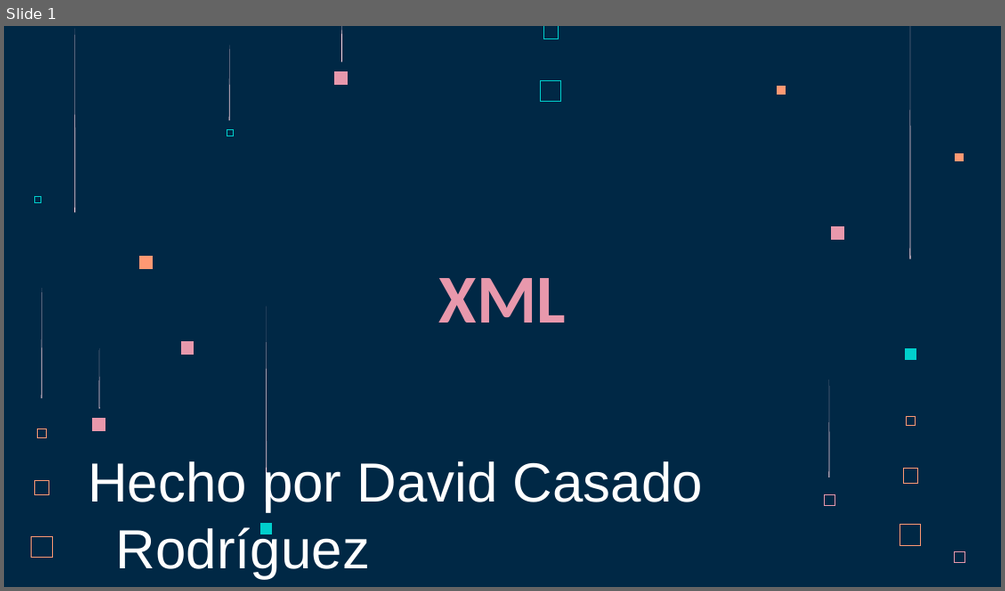
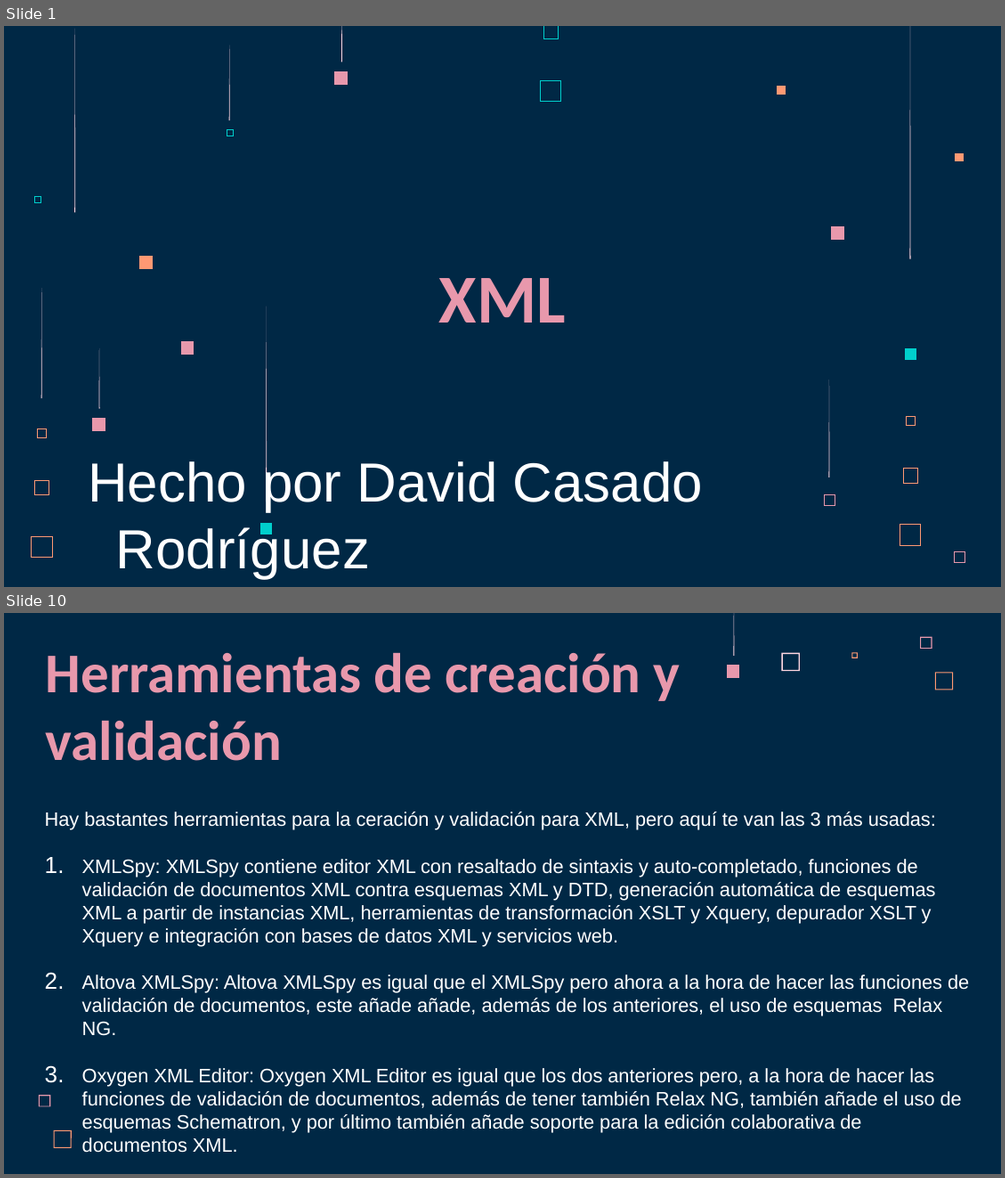
Before and after one commit to dvidCR/Lenguaje-de-Marcas, a slide deck: Tercer_Trimestre/Ejercicios/XML/XML.pptx. Shown one above the other, each under a label of ours: slide 1 before the commit, slides 1 and 10 after it; the slides between them are not shown. The pictures are 1005x591 and 1005x1178 pixels, drawn with LibreOffice and Linux fonts; fonts in the diff are those of the drawing. Boxes give left, top, right and bottom in pixels: in the first picture for what was removed or moved away, otherwise in the second. Text is boxed around its words. In the diff, an @@ line names an element or a change of style, - is before the commit and + after.

```diff
--- a/Tercer_Trimestre/Ejercicios/XML/XML.pptx
+++ b/Tercer_Trimestre/Ejercicios/XML/XML.pptx
@@ slide 10 added at (4, 613, 1001, 1174), background #002845 @@
@@ freeform shape added at (733, 613, 734, 656), fill #FFD6E1 @@
@@ freeform shape added at (920, 637, 932, 649), fill #E898AC @@
@@ title added at (46, 652, 680, 761), 54 pt, text #E898AC, bold @@
+Herramientas de creación y validación
@@ freeform shape added at (727, 665, 740, 678), fill #E898AC @@
@@ freeform shape added at (782, 653, 800, 671), fill #FFD6E1 @@
@@ freeform shape added at (852, 653, 858, 658), fill #FF9973 @@
@@ freeform shape added at (935, 672, 953, 690), fill #FF9973 @@
@@ subtitle added at (45, 811, 969, 1108), 18.7 pt, text #FFFFFF @@
+Hay bastantes herramientas para la ceración y validación para XML, pero aquí te van las 3 más usadas:
+1. XMLSpy: XMLSpy contiene editor XML con resaltado de sintaxis y auto-completado, funciones de validación de documentos XML contra esquemas XML y DTD, generación automática de esquemas XML a partir de instancias XML, herramientas de transformación XSLT y Xquery, depurador XSLT y Xquery e integración con bases de datos XML y servicios web.
+2. Altova XMLSpy: Altova XMLSpy es igual que el XMLSpy pero ahora a la hora de hacer las funciones de validación de documentos, este añade añade, además de los anteriores, el uso de esquemas Relax NG.
+3. Oxygen XML Editor: Oxygen XML Editor es igual que los dos anteriores pero, a la hora de hacer las funciones de validación de documentos, además de tener también Relax NG, también añade el uso de esquemas Schematron, y por último también añade soporte para la edición colaborativa de documentos XML.
@@ freeform shape added at (39, 1094, 50, 1107), fill #E898AC @@
@@ freeform shape added at (53, 1130, 72, 1148), fill #FF9973 @@
```
Also in this commit, not shown: 2 slides changed, 6 other slides added.
